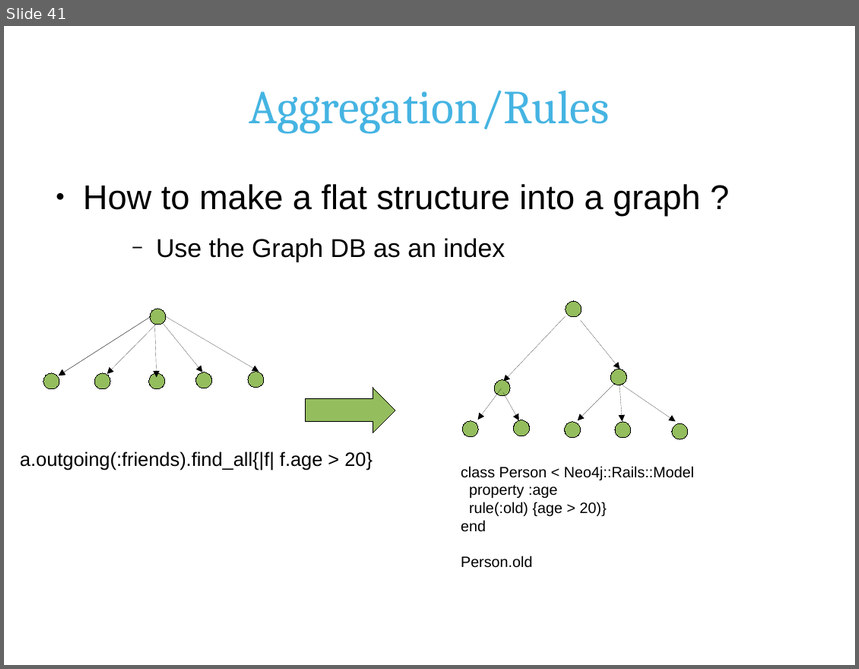
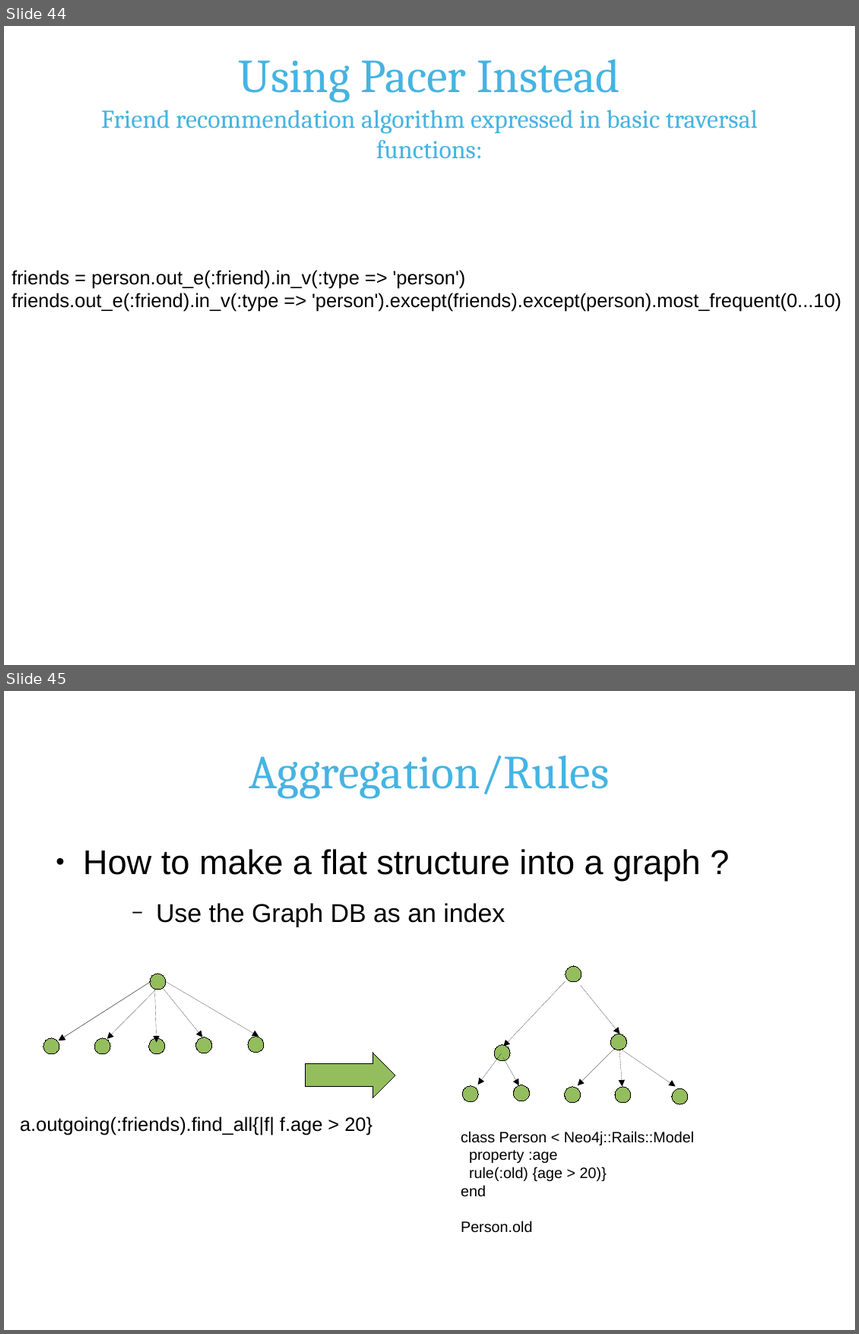
Before and after one commit to andreasronge/andreasronge.github.com, a slide deck: rails-conf.rb.odp. Shown one above the other, each under a label of ours: slide 41 before the commit, slides 44 and 45 after it. The pictures are 859x669 and 859x1334 pixels, drawn with LibreOffice and Linux fonts; fonts in the diff are those of the drawing; background and template pictures are left out. Boxes give left, top, right and bottom in pixels: in the first picture for what was removed or moved away, otherwise in the second. Text is boxed around its words. In the diff, an @@ line names an element or a change of style, - is before the commit and + after.

```diff
--- a/rails-conf.rb.odp
+++ b/rails-conf.rb.odp
@@ slide 44 added at [4,26,855,665], background #FFFFFF @@
@@ title added at [101,59,758,159], 24 pt, text #45B4E2 @@
+Using Pacer Instead
+Friend recommendation algorithm expressed in basic traversal functions:
@@ text added at [12,270,842,312], 18 pt, text #000000 @@
+friends = person.out_e(:friend).in_v(:type => 'person')
+friends.out_e(:friend).in_v(:type => 'person').except(friends).except(person).most_frequent(0...10)
@@ what was slide 41 is now slide 45 @@
```
Also in this commit, not shown: 1 slide changed, 3 other slides added, 1 other file.
